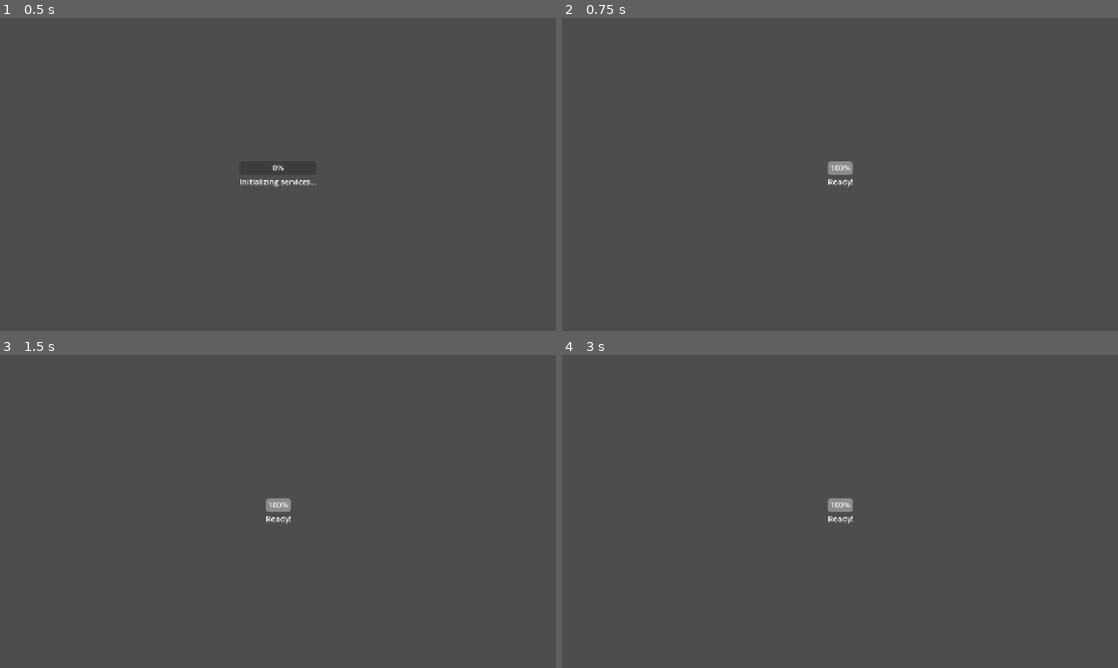
Above: before the commit, frames 1-4 (two rows, left to right).
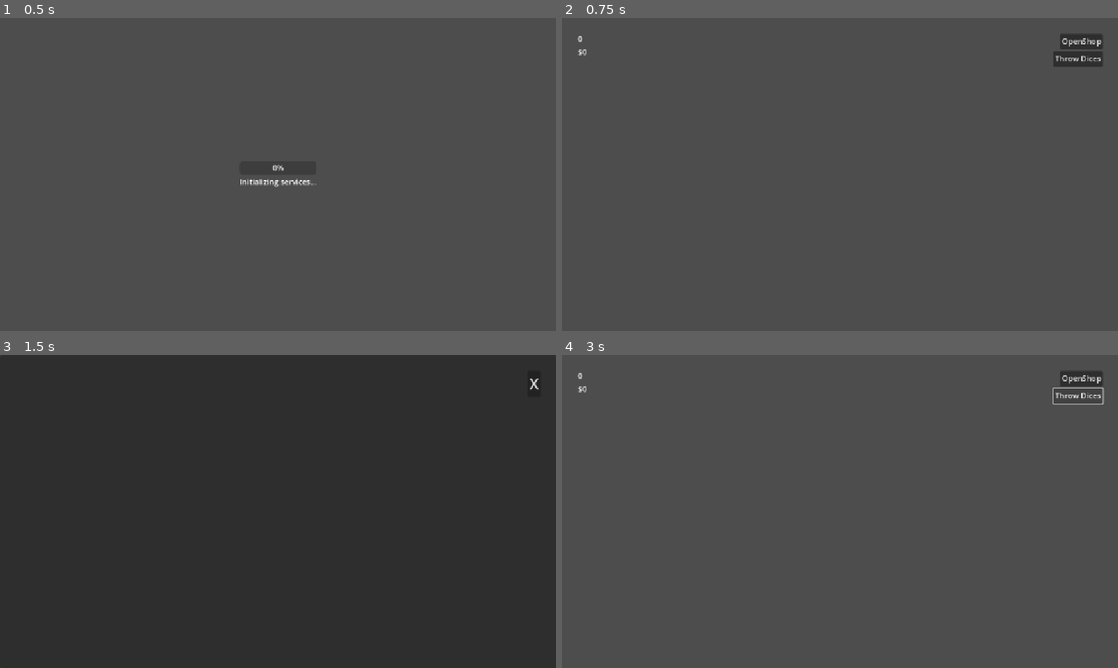
Above: after the commit, the same moments.

Repository: adufou/voie-romaine
Game: Godot game, scene res://main.tscn
Two runs of this game, one before a commit and one after it. Both use one fixed random seed, a clock stepped at 60 frames per second and the inputs below.
Inputs (mouse positions are in pixels of both pictures, inside the frame that each line leads up to):
- Up to frame 1 (0.5 s): no input
- Up to frame 2 (0.75 s): tap Enter at 0.5 s
- Up to frame 3 (1.5 s): click (517, 376) at 1.25 s, where only the run after the commit has a clickable "OpenShop"
- Up to frame 4 (3 s): click (1095, 383) at 2 s, where only the run after the commit has a clickable "X"; click (1079, 395) at 2.75 s, where only the run after the commit has a clickable "Throw Dices"

Frame 1 is identical in both runs. In frame 2, 1.0% of the frame differs, in the area x 2-98%, y 5-54%; in frame 3, 100%, in the area x 0-100%, y 0-100%; in frame 4, 0.7%.

Commit message:
feat: services are instanciated relative to dependencies

Diff:
--- a/autoload/services.gd
+++ b/autoload/services.gd
@@ -10,6 +10,7 @@
 const DicesServiceClass = preload("res://services/dices/dices_service.gd")
 const StatisticsServiceClass = preload("res://services/statistics/statistics_service.gd")
 const RulesServiceClass = preload("res://services/rules/rules_service.gd")
+const TableServiceClass = preload("res://services/table/table_service.gd")
 const UpgradesServiceClass = preload("res://services/upgrades/upgrades_service.gd")
 const GameServiceClass = preload("res://services/game/game_service.gd")
 
@@ -32,6 +33,7 @@
 # Nouveaux services (à instancier plus tard)
 var statistics_service: StatisticsServiceClass = null
 var rules_service: RulesServiceClass = null
+var table_service: TableServiceClass = null
 var upgrades_service: UpgradesServiceClass = null
 var game_service: GameServiceClass = null
 
@@ -72,16 +74,17 @@
 
 	# Services existants (pour la rétrocompatibilité)
 	cash = Cash.new()
-	dices = preload("res://services/dices/dices_service.tscn").instantiate()
+	# dices = preload("res://services/dices/dices_service.tscn").instantiate()
 
 	# Services intégrés avec BaseService
 	cash_service = CashServiceClass.new()
 	score_service = ScoreServiceClass.new()
-	dices_service = DicesServiceClass.new()
+	dices_service = preload("res://services/dices/dices_service.tscn").instantiate() # Instancier à partir de la scène pour avoir dice_scene
 
 	# Instantiation des nouveaux services
 	statistics_service = StatisticsServiceClass.new()
 	rules_service = RulesServiceClass.new()
+	table_service = TableServiceClass.new()
 	upgrades_service = UpgradesServiceClass.new()
 	game_service = GameServiceClass.new()
 
@@ -97,6 +100,7 @@
 	# Ajouter les nouveaux services
 	add_child(statistics_service)
 	add_child(rules_service)
+	add_child(table_service)
 	add_child(upgrades_service)
 	add_child(game_service)
 
@@ -108,14 +112,11 @@
 	cash_service.initialize()
 	score_service.initialize()
 	dices_service.initialize()
-
-	# Initialisation du service de statistiques
 	statistics_service.initialize()
-
-	# Les autres services seront initialisés dans une future tâche
-	# rules.initialize()
-	# upgrades.initialize()
-	# game.initialize()
+	rules_service.initialize()
+	table_service.initialize()
+	upgrades_service.initialize()
+	game_service.initialize()
 
 # Étape 3: Configuration des dépendances
 func _setup_dependencies() -> void:
@@ -125,8 +126,13 @@
 	service_dependencies.clear()
 	service_startup_order.clear()
 
-	# Configuration des dépendances pour DicesService (pas de dépendances pour le moment)
-	dices_service.setup_dependencies({})
+	# Configuration du service table (pas de dépendances)
+	table_service.setup_dependencies({})
+
+	# Configuration des dépendances pour DicesService
+	dices_service.setup_dependencies({
+		"table_service": table_service
+	})
 
 	# Configuration des dépendances pour CashService (pas de dépendances)
 	cash_service.setup_dependencies({})
@@ -182,6 +188,8 @@
 			statistics_service.start()
 		elif service_name == "rules_service":
 			rules_service.start()
+		elif service_name == "table_service":
+			table_service.start()
 		elif service_name == "upgrades_service":
 			upgrades_service.start()
 		elif service_name == "game_service":
@@ -203,28 +211,55 @@
 func _build_dependency_tree_from_services() -> void:
 	print("Construction de l'arbre de dépendances à partir des informations des services...")
 
-	# Définir les services et leur mapping de noms
-	var service_name_map = {
-		cash_service: "cash_service",
-		score_service: "score_service",
-		dices_service: "dices_service",
-		statistics_service: "statistics_service",
-		rules_service: "rules_service",
-		upgrades_service: "upgrades_service",
-		game_service: "game_service"
-	}
+	# Réinitialiser les dépendances
+	service_dependencies.clear()
+
+	# Collecter tous les services disponibles
+	var available_services = [
+		cash_service,
+		score_service,
+		dices_service,
+		statistics_service,
+		rules_service,
+		table_service,
+		upgrades_service,
+		game_service
+	]
+
+	# Initialiser toutes les entrées dans le dictionnaire de dépendances
+	# Et créer une map inverse pour chercher les services par nom
+	var services_by_name = {}
+	for service in available_services:
+		if service == null:
+			continue
+
+		# Utiliser directement le nom défini dans chaque service
+		var service_key = service.service_name
+		service_dependencies[service_key] = []
+		services_by_name[service_key] = service
 
 	# Récupérer les dépendances déclarées par chaque service
-	for service in service_name_map.keys():
-		var service_key = service_name_map[service]
-		service_dependencies[service_key] = []
-
-		# Convertir les noms des dépendances en clés internes
+	for service in available_services:
+		if service == null:
+			continue
+
+		var service_key = service.service_name
+
+		# Ajouter les dépendances déclarées par le service
 		for dependency_name in service.service_dependencies:
-			# Ajouter la dépendance si elle existe dans notre système
-			service_dependencies[service_key].append(dependency_name)
+			if services_by_name.has(dependency_name):
+				service_dependencies[service_key].append(dependency_name)
+				print("Service %s dépend de %s" % [service_key, dependency_name])
+			else:
+				push_warning("Dépendance inconnue '%s' pour le service '%s'" % [dependency_name, service_key])
+
+	# Afficher l'arbre de dépendances pour le débogage
+	print("Arbre de dépendances construit:")
+	for service_name in service_dependencies.keys():
+		print("  %s dépend de: %s" % [service_name, service_dependencies[service_name]])
 
 # Calcule l'ordre de démarrage des services en fonction de leurs dépendances
+# Utilise un parcours DFS postorder pour s'assurer que les dépendances sont démarrées avant les services qui en dépendent
 func _calculate_startup_order() -> Array:
 	var visited = {}
 	var order = []
@@ -238,13 +273,12 @@
 		if not visited[service_name]:
 			_visit_service(service_name, visited, order)
 
-	# Inverser l'ordre pour avoir les dépendances en premier
-	order.reverse()
+	# L'ordre est déjà correct (dépendances en premier) grâce au DFS postorder
 	return order
 
-# Fonction récursive pour visiter les services et leurs dépendances (tri topologique)
+# Fonction récursive pour visiter les services et leurs dépendances (DFS postorder)
 func _visit_service(service_name: String, visited: Dictionary, order: Array) -> void:
-	# Marquer comme visité
+	# Marquer comme en cours de visite
 	visited[service_name] = true
 
 	# Visiter d'abord toutes les dépendances
--- a/main.gd
+++ b/main.gd
@@ -24,9 +24,27 @@
 	_initialize_game()
 
 func _initialize_game() -> void:
-	# Create table and HUD now that services are ready
-	table = table_scene.instantiate()
-	add_child(table)
+	# Récupérer la référence au table_service
+	var table_service = Services.table_service
+	if table_service:
+		# Configurer la scène de table dans le service
+		table_service.table_scene = table_scene
+
+		# Créer la table via le service
+		table_service.create_table()
+		table = table_service.get_table()
+
+		# Ajouter la table à la scène principale
+		if table:
+			add_child(table)
+			Logger.log_message("main", ["system", "table"], "Table ajoutée à la scène principale", "INFO")
+		else:
+			Logger.log_message("main", ["system", "table"], "Impossible d'obtenir la table du service", "ERROR")
+	else:
+		Logger.log_message("main", ["system", "table"], "Service de table non trouvé", "ERROR")
+		# Fallback au cas où le service n'est pas disponible
+		table = table_scene.instantiate()
+		add_child(table)
 
 	hud = hud_scene.instantiate()
 	add_child(hud)
--- a/services/base_service.gd
+++ b/services/base_service.gd
@@ -44,20 +44,21 @@
 	initialized.emit()
 
 ## Phase 2: Configuration des liens de dépendance avec d'autres services
-func setup_dependencies(dependencies: Dictionary = {}) -> void:
-	if not is_initialized:
-		push_error("Tentative de configurer les dépendances du service %s avant son initialisation" % service_name)
-		return
-
-	print("Configuration des dépendances du service: %s" % service_name)
-
-	# Enregistrer les noms des services dont dépend ce service
-	service_dependencies.clear() # Réinitialiser la liste des dépendances
-	for dependency_name in dependencies.keys():
-		service_dependencies.append(dependency_name)
-
-	# À implémenter dans les sous-classes pour configurer les références à d'autres services
-	# Les dépendances sont passées en paramètre par le service principal
+func setup_dependencies(dependencies: Dictionary[String, BaseService] = {}) -> void:
+	pass
+#	if not is_initialized:
+#		push_error("Tentative de configurer les dépendances du service %s avant son initialisation" % service_name)
+#		return
+#
+#	print("Configuration des dépendances du service: %s" % service_name)
+#
+#	# Ajouter les noms des services passés en paramètre s'ils ne sont pas déjà dans les dépendances
+#	for dependency_name in dependencies.keys():
+#		if not dependency_name in service_dependencies:
+#			service_dependencies.append(dependency_name)
+#
+#	# À implémenter dans les sous-classes pour configurer les références à d'autres services
+#	# Les dépendances sont passées en paramètre par le service principal
 
 ## Phase 3: Démarrage des fonctionnalités nécessitant d'autres services
 func start() -> void:
--- a/services/cash/cash_service.gd
+++ b/services/cash/cash_service.gd
@@ -29,7 +29,7 @@
 	is_initialized = true
 	initialized.emit()
 
-func setup_dependencies(_dependencies: Dictionary = {}) -> void:
+func setup_dependencies(dependencies: Dictionary[String, BaseService] = {}) -> void:
 	if not is_initialized:
 		Logger.log_message("cash_service", ["service", "dependencies"], "Tentative de configurer les dépendances avant initialisation", "ERROR")
 		return
--- a/services/dices/dices_service.gd
+++ b/services/dices/dices_service.gd
@@ -20,6 +20,9 @@
 	service_name = "dices_service"
 	version = "0.0.1"
 
+	# Déclarer explicitement les dépendances
+	service_dependencies.append("table_service")
+
 # Surcharge des méthodes de BaseService
 func initialize() -> void:
 	if is_initialized:
@@ -39,19 +42,20 @@
 	is_initialized = true
 	initialized.emit()
 
-func setup_dependencies(dependencies: Dictionary = {}) -> void:
+func setup_dependencies(dependencies: Dictionary[String, BaseService] = {}) -> void:
 	if not is_initialized:
 		Logger.log_message("dices_service", ["service", "dependencies"], "Tentative de configurer les dépendances avant initialisation", "ERROR")
 		return
 
 	Logger.log_message("dices_service", ["service", "dependencies"], "Configuration des dépendances", "INFO")
 
-	# Récupération de la référence à la table depuis les dépendances
-	if dependencies.has("table"):
-		table = dependencies["table"]
-		Logger.log_message("dices_service", ["dice", "table"], "Table de jeu configurée", "INFO")
+	# Récupération de la référence à la table depuis le table_service
+	if dependencies.has("table_service"):
+		var table_service = dependencies["table_service"]
+		table = table_service.get_table() # Cette méthode garantit maintenant qu'une table valide est toujours retournée
+		Logger.log_message("dices_service", ["dice", "table"], "Table de jeu configurée via table_service", "INFO")
 	else:
-		Logger.log_message("dices_service", ["dice", "table"], "Table de jeu non fournie dans les dépendances", "WARNING")
+		Logger.log_message("dices_service", ["dice", "table"], "Table service non fourni dans les dépendances", "WARNING")
 
 func start() -> void:
 	if not is_initialized:
@@ -62,9 +66,7 @@
 		Logger.log_message("dices_service", ["service", "start"], "Service déjà démarré", "WARNING")
 		return
 
-	if not table:
-		Logger.log_message("dices_service", ["dice", "table"], "Table de jeu non configurée, impossible de démarrer le service", "ERROR")
-		return
+	# La vérification de table n'est plus nécessaire car table_service garantit toujours une table valide
 
 	Logger.log_message("dices_service", ["service", "start"], "Démarrage", "INFO")
 
--- a/services/game/game_service.gd
+++ b/services/game/game_service.gd
@@ -21,9 +21,10 @@
 var cash_service: CashService = null
 var score_service: ScoreService = null
 var dice_service: DiceService = null
-var statistics_service = null # StatisticsService
+var statistics_service: StatisticsService = null
 var rules_service: RulesService = null
 var upgrades_service: UpgradesService = null
+
 
 # État actuel du jeu
 var game_state: GameState = GameState.MENU
@@ -37,6 +38,14 @@
 	service_name = "game_service"
 	version = "0.0.1"
 
+	# Déclarer explicitement les dépendances
+	service_dependencies.append("cash_service")
+	service_dependencies.append("score_service")
+	service_dependencies.append("dice_service")
+	service_dependencies.append("statistics_service")
+	service_dependencies.append("rules_service")
+	service_dependencies.append("upgrades_service")
+
 # Surcharge des méthodes de BaseService
 func initialize() -> void:
 	if is_initialized:
@@ -48,7 +57,7 @@
 	is_initialized = true
 	initialized.emit()
 
-func setup_dependencies(dependencies: Dictionary = {}) -> void:
+func setup_dependencies(dependencies: Dictionary[String, BaseService] = {}) -> void:
 	if not is_initialized:
 		Logger.log_message("game_service", ["service", "dependencies"], "Tentative de configurer les dépendances avant initialisation", "ERROR")
 		return
--- a/services/game_data/game_data_service.gd
+++ b/services/game_data/game_data_service.gd
@@ -42,6 +42,11 @@
     service_name = "game_data_service"
     version = "0.0.1"
 
+    # Déclarer explicitement les dépendances
+    service_dependencies.append("cash_service")
+    service_dependencies.append("score_service")
+    service_dependencies.append("dice_service")
+
 # Surcharge des méthodes de BaseService
 func initialize() -> void:
     if is_initialized:
@@ -56,7 +61,7 @@
     is_initialized = true
     initialized.emit()
 
-func setup_dependencies(dependencies: Dictionary = {}) -> void:
+func setup_dependencies(dependencies: Dictionary[String, BaseService] = {}) -> void:
     if not is_initialized:
         Logger.log_message("game_data_service", ["service", "dependencies"], "Tentative de configurer les dépendances avant initialisation", "ERROR")
         return
--- a/services/rules/rules_service.gd
+++ b/services/rules/rules_service.gd
@@ -42,7 +42,8 @@
 	is_initialized = true
 	initialized.emit()
 
-func setup_dependencies(_dependencies: Dictionary = {}) -> void:
+func setup_dependencies(dependencies: Dictionary[String, BaseService] = {}) -> void:
+
 	if not is_initialized:
 		Logger.log_message("rules_service", ["service", "dependencies"], "Tentative de configurer les dépendances avant initialisation", "ERROR")
 		return
--- a/services/score/score_service.gd
+++ b/services/score/score_service.gd
@@ -29,7 +29,7 @@
 	is_initialized = true
 	initialized.emit()
 
-func setup_dependencies(_dependencies: Dictionary = {}) -> void:
+func setup_dependencies(dependencies: Dictionary[String, BaseService] = {}) -> void:
 	if not is_initialized:
 		Logger.log_message("score_service", ["service", "dependencies"], "Tentative de configurer les dépendances avant initialisation", "ERROR")
 		return
--- a/services/statistics/statistics_service.gd
+++ b/services/statistics/statistics_service.gd
@@ -42,6 +42,11 @@
 	service_name = "statistics_service"
 	version = "0.0.1"
 
+	# Déclarer explicitement les dépendances
+	service_dependencies.append("cash_service")
+	service_dependencies.append("score_service")
+	service_dependencies.append("dices_service")
+
 # Surcharge des méthodes de BaseService
 func initialize() -> void:
 	if is_initialized:
@@ -56,7 +61,7 @@
 	is_initialized = true
 	initialized.emit()
 
-func setup_dependencies(dependencies: Dictionary = {}) -> void:
+func setup_dependencies(dependencies: Dictionary[String, BaseService] = {}) -> void:
 	if not is_initialized:
 		Logger.log_message("statistics_service", ["service", "dependencies"], "Tentative de configurer les dépendances avant initialisation", "ERROR")
 		return
--- /dev/null
+++ b/services/table/table_service.gd
@@ -0,0 +1,84 @@
+extends BaseService
+
+class_name TableService
+
+@export var table_scene: PackedScene  # Scène de la table à instancier
+
+# Référence à la table de jeu
+var table_node: Node = null
+
+signal table_created(table)
+
+func _init():
+	service_name = "table_service"
+	version = "0.0.1"
+
+# Surcharge des méthodes de BaseService
+func initialize() -> void:
+	if is_initialized:
+		Logger.log_message("table_service", ["service", "init"], "Service déjà initialisé", "WARNING")
+		return
+
+	Logger.log_message("table_service", ["service", "init"], "Initialisation", "INFO")
+
+	# Vérification que la scène de table est correctement assignée
+	if not table_scene:
+		Logger.log_message("table_service", ["table", "resources"], "Scène de table non assignée, une table par défaut sera créée au démarrage", "WARNING")
+
+	is_initialized = true
+	initialized.emit()
+
+func setup_dependencies(dependencies: Dictionary[String, BaseService] = {}) -> void:
+	if not is_initialized:
+		Logger.log_message("table_service", ["service", "dependencies"], "Tentative de configurer les dépendances avant initialisation", "ERROR")
+		return
+
+	Logger.log_message("table_service", ["service", "dependencies"], "Configuration des dépendances", "INFO")
+
+func start() -> void:
+	if not is_initialized:
+		Logger.log_message("table_service", ["service", "start"], "Tentative de démarrer le service avant initialisation", "ERROR")
+		return
+
+	if is_started:
+		Logger.log_message("table_service", ["service", "start"], "Service déjà démarré", "WARNING")
+		return
+
+	Logger.log_message("table_service", ["service", "start"], "Démarrage", "INFO")
+
+	# Création de la table à ce moment
+	create_table()
+
+	is_started = true
+	started.emit()
+
+# Méthodes spécifiques au service de la table
+func create_table() -> void:
+	if table_node:
+		Logger.log_message("table_service", ["table", "creation"], "La table existe déjà", "WARNING")
+		return
+
+	if table_scene:
+		# Si une scène de table a été fournie, l'instancier
+		table_node = table_scene.instantiate()
+		Logger.log_message("table_service", ["table", "creation"], "Table créée à partir de la scène fournie", "INFO")
+	else:
+		# Sinon, créer une table par défaut (Node2D)
+		table_node = Node2D.new()
+		table_node.name = "DefaultTable"
+
+		# Ajouter une propriété size pour éviter les erreurs dans le service de dés
+		table_node.set_meta("size", Vector2(1000, 600))
+
+		Logger.log_message("table_service", ["table", "creation"], "Table par défaut créée", "WARNING")
+
+	# Émettre le signal dans tous les cas
+	table_created.emit(table_node)
+
+func get_table() -> Node:
+	if not table_node:
+		Logger.log_message("table_service", ["table", "access"], "Tentative d'accès à la table avant sa création, création forcée", "WARNING")
+		# Créer la table si elle n'existe pas encore
+		create_table()
+
+	return table_node
--- a/services/upgrades/upgrades_service.gd
+++ b/services/upgrades/upgrades_service.gd
@@ -61,6 +61,10 @@
 	service_name = "upgrades_service"
 	version = "0.0.1"
 
+	# Déclarer explicitement les dépendances
+	service_dependencies.append("cash_service")
+	service_dependencies.append("rules_service")
+
 # Surcharge des méthodes de BaseService
 func initialize() -> void:
 	if is_initialized:
@@ -76,7 +80,7 @@
 	is_initialized = true
 	initialized.emit()
 
-func setup_dependencies(dependencies: Dictionary = {}) -> void:
+func setup_dependencies(dependencies: Dictionary[String, BaseService] = {}) -> void:
 	if not is_initialized:
 		Logger.log_message("upgrades_service", ["service", "dependencies"], "Tentative de configurer les dépendances avant initialisation", "ERROR")
 		return
Not shown, added: services/table/table_service.gd.uid
Not shown, added: _todo_/_tasks_infos_/ARCH-08.md
Not shown, added: _todo_/_tasks_infos_/ARCH-08_dependances_explicites_services.md
Not shown, changed: _todo_/_todolist.md
